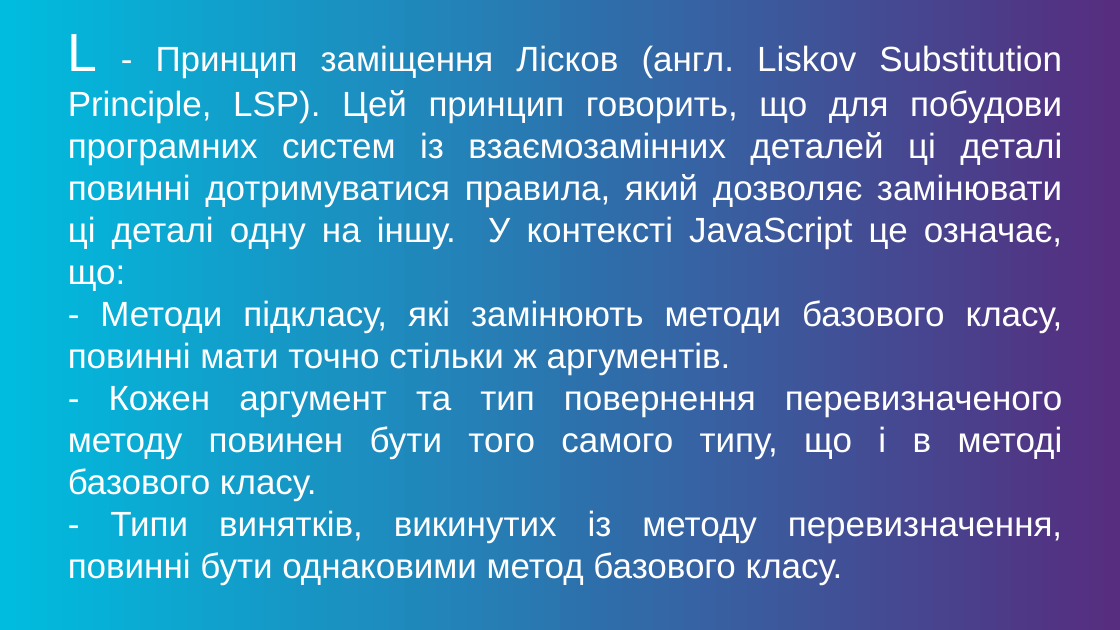
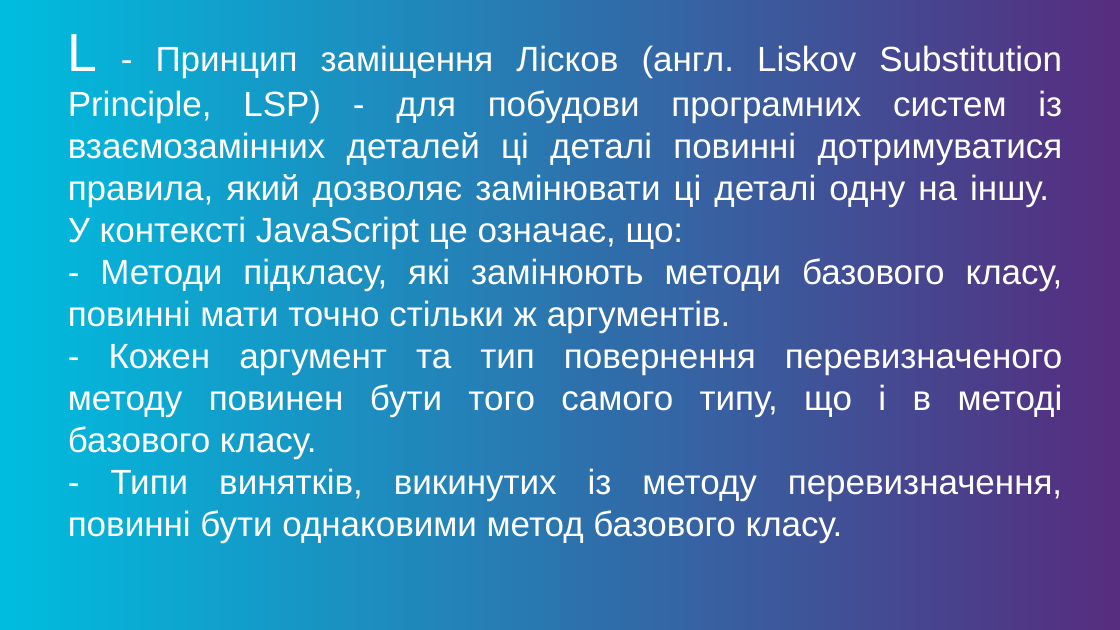
Before and after one commit to idzhersh/HomeWork, a slide deck: slide 24 of clean coding 2020.pptx (slide 28 before the commit). Drawn at 1120x630 pixels with LibreOffice and Linux fonts; fonts in the diff are those of the drawing; background and template pictures are left out. Boxes give left, top, right and bottom in pixels: in the first picture for what was removed or moved away, otherwise in the second. Text is boxed around its words. In the diff, an @@ line names an element or a change of style, - is before the commit and + after.

```diff
--- a/clean coding 2020.pptx
+++ b/clean coding 2020.pptx
@@ text at (x1=68, y1=34, x2=1063, y2=249): text changed @@
-L - Принцип заміщення Лісков (англ. Liskov Substitution Principle, LSP). Цей принцип говорить, що для побудови програмних систем із взаємозамінних деталей ці деталі повинні дотримуватися правила, який дозволяє замінювати ці деталі одну на іншу. У контексті JavaScript це означає, що:
+L - Принцип заміщення Лісков (англ. Liskov Substitution Principle, LSP) - для побудови програмних систем із взаємозамінних деталей ці деталі повинні дотримуватися правила, який дозволяє замінювати ці деталі одну на іншу. У контексті JavaScript це означає, що:
```
Also in this commit, not shown: 7 other slides changed, 1 slide added, 6 slides removed, 1 other file.
